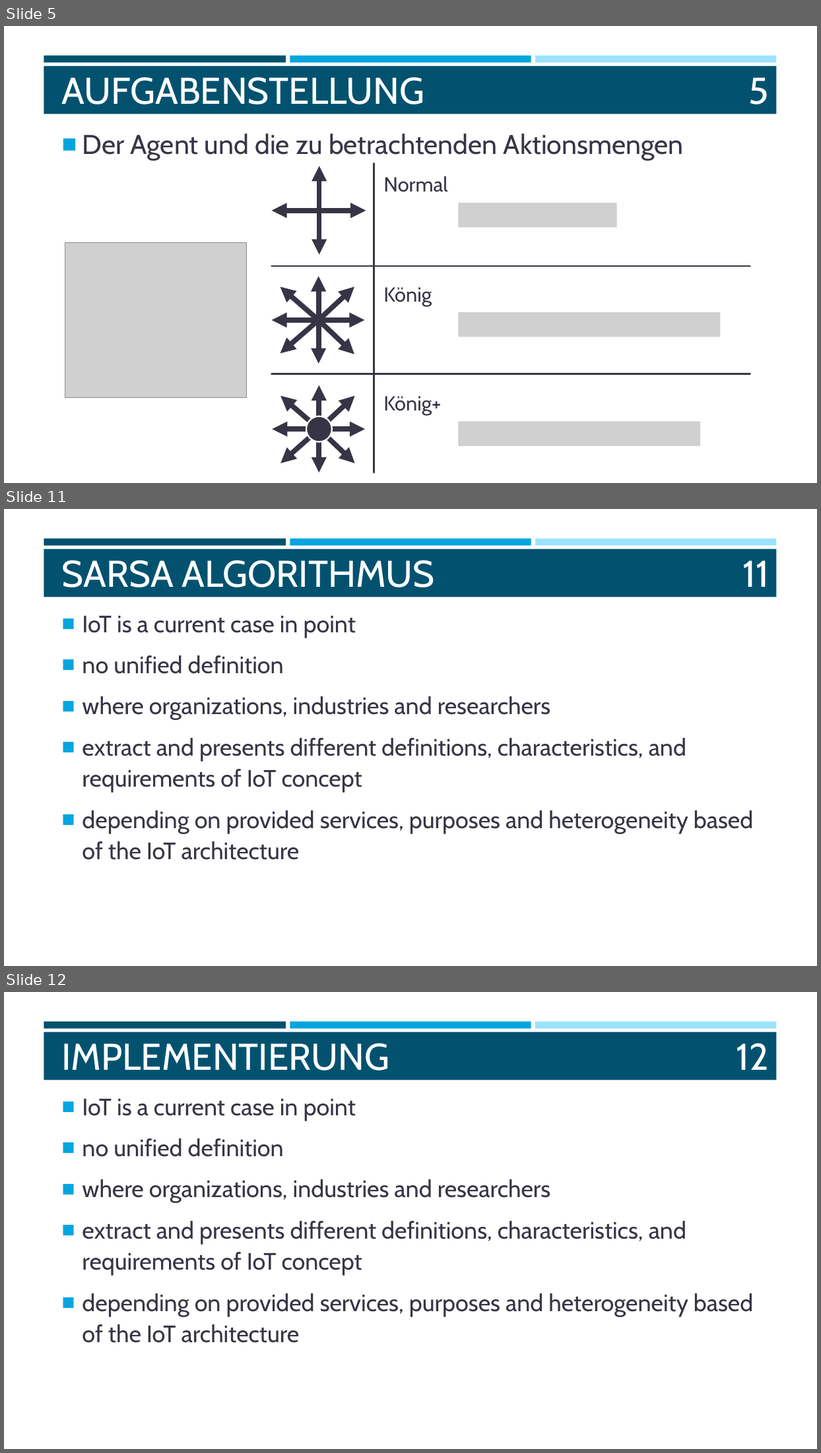
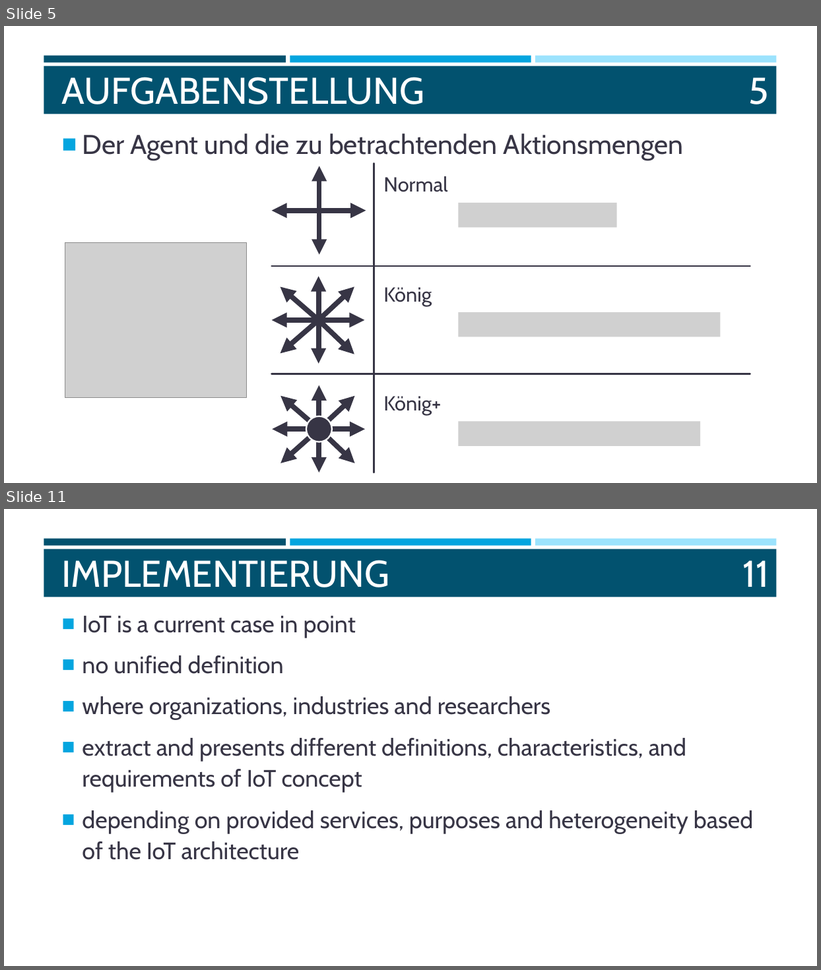
Before and after one commit to mzakarian/Reinforcement-Learning-SARSA-Q-Learning, a slide deck: misc/WISSEN.pptx. Shown one above the other, each under a label of ours: slides 5, 11 and 12 before the commit, slides 5 and 11 after it; the slides between them are not shown. The pictures are 821x1453 and 821x970 pixels, drawn with LibreOffice and Linux fonts; fonts in the diff are those of the drawing; grey boxes stand for pictures. Boxes give left, top, right and bottom in pixels: in the first picture for what was removed or moved away, otherwise in the second. Text is boxed around its words. In the diff, an @@ line names an element or a change of style, - is before the commit and + after.

```diff
--- a/misc/WISSEN.pptx
+++ b/misc/WISSEN.pptx
@@ slide 11 removed at (4, 509, 817, 966), background #FFFFFF; not listed: 4 template elements that a slide beside it also shows @@
@@ title removed at (62, 560, 435, 588) @@
-SARSA ALGORITHMUS
@@ page number removed at (743, 560, 769, 587) @@
-11
@@ text removed at (82, 616, 753, 860) @@
-■ IoT is a current case in point
-■ no unified definition
-■ where organizations, industries and researchers
-■ extract and presents different definitions, characteristics, and requirements of IoT concept
-■ depending on provided services, purposes and heterogeneity based of the IoT architecture
@@ what was slide 12 is now slide 11 @@
@@ page number at (743, 560, 769, 587): text changed @@
-12
+11
```
Also in this commit, not shown: 7 slides changed, 3 slides added, 3 other slides removed, 1 other file.
